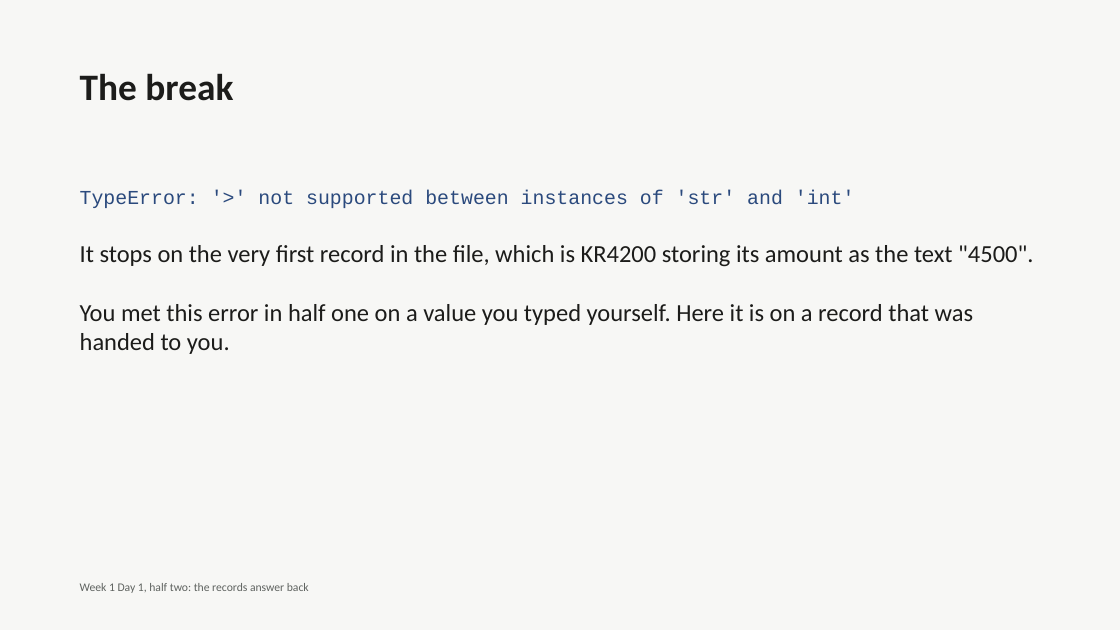
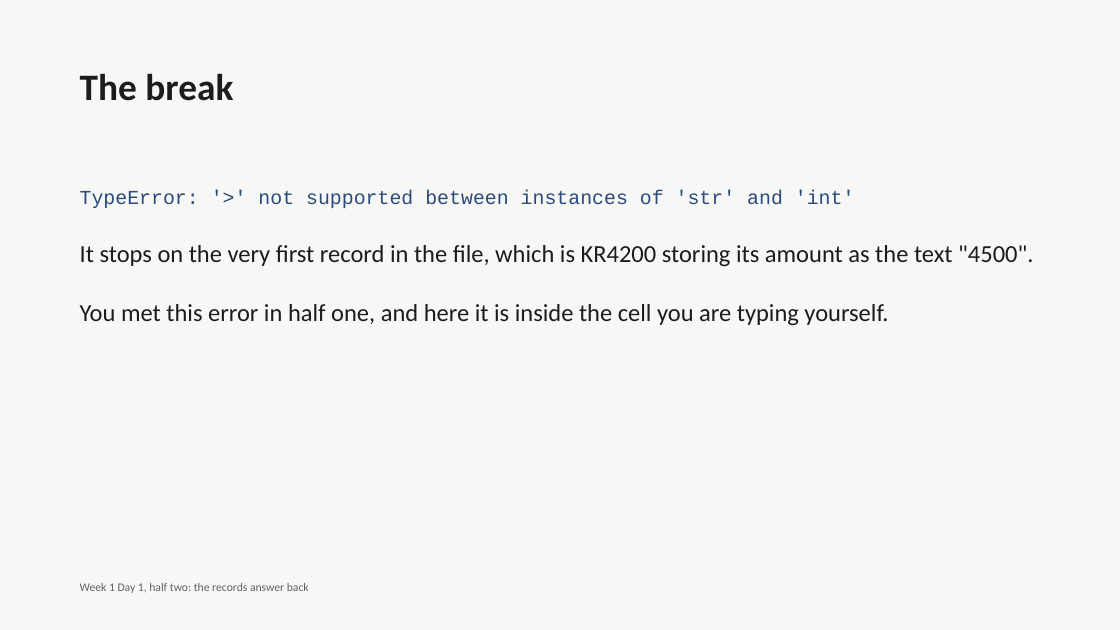
Before and after one commit to fde-academy-lab/c2-content-factory, a slide deck: slide 7 of content/W01/D1/C2_W01_D01_deck_half2_STUDENT.pptx. Drawn at 1120x630 pixels with LibreOffice and Linux fonts; fonts in the diff are those of the drawing. Boxes give left, top, right and bottom in pixels: in the first picture for what was removed or moved away, otherwise in the second. Text is boxed around its words. In the diff, an @@ line names an element or a change of style, - is before the commit and + after.

```diff
--- a/content/W01/D1/C2_W01_D01_deck_half2_STUDENT.pptx
+++ b/content/W01/D1/C2_W01_D01_deck_half2_STUDENT.pptx
@@ text at (80,304,888,326): text changed @@
-You met this error in half one on a value you typed yourself. Here it is on a record that was handed to you.
+You met this error in half one, and here it is inside the cell you are typing yourself.
```
Also in this commit, not shown: 16 other files.
